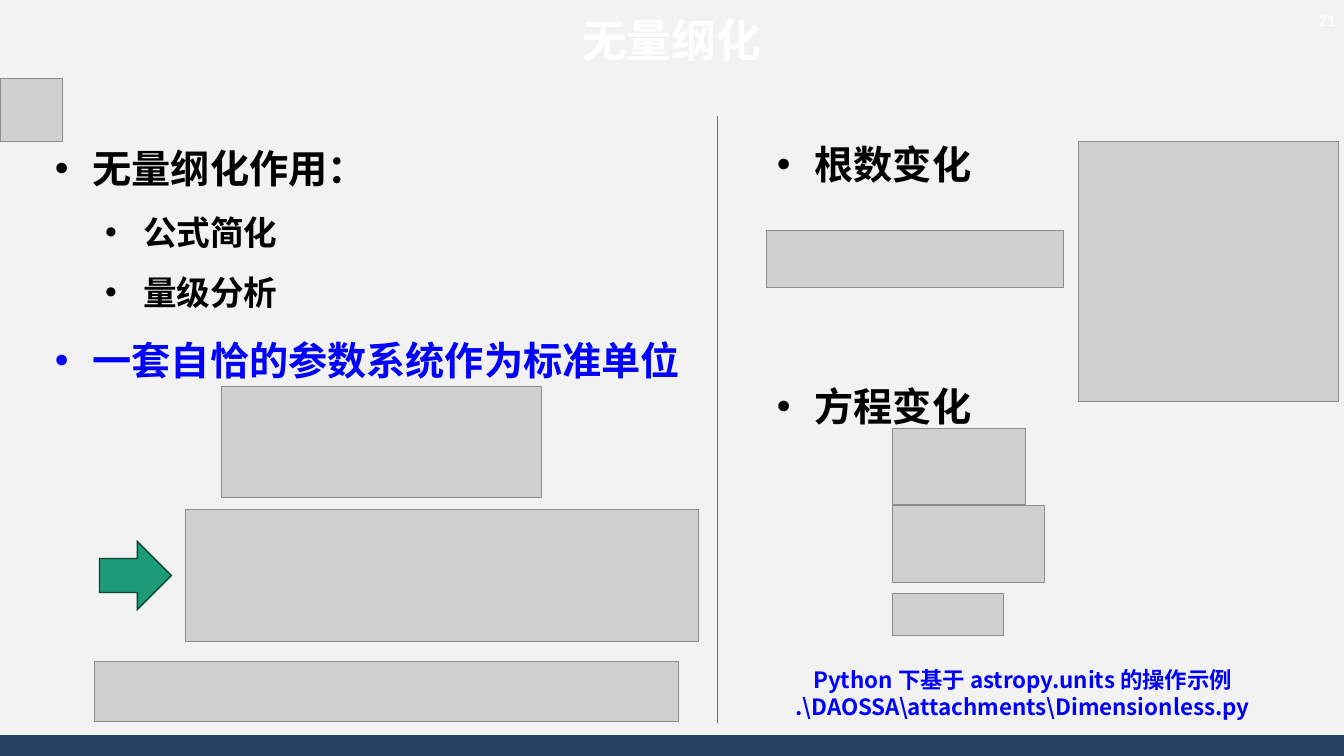
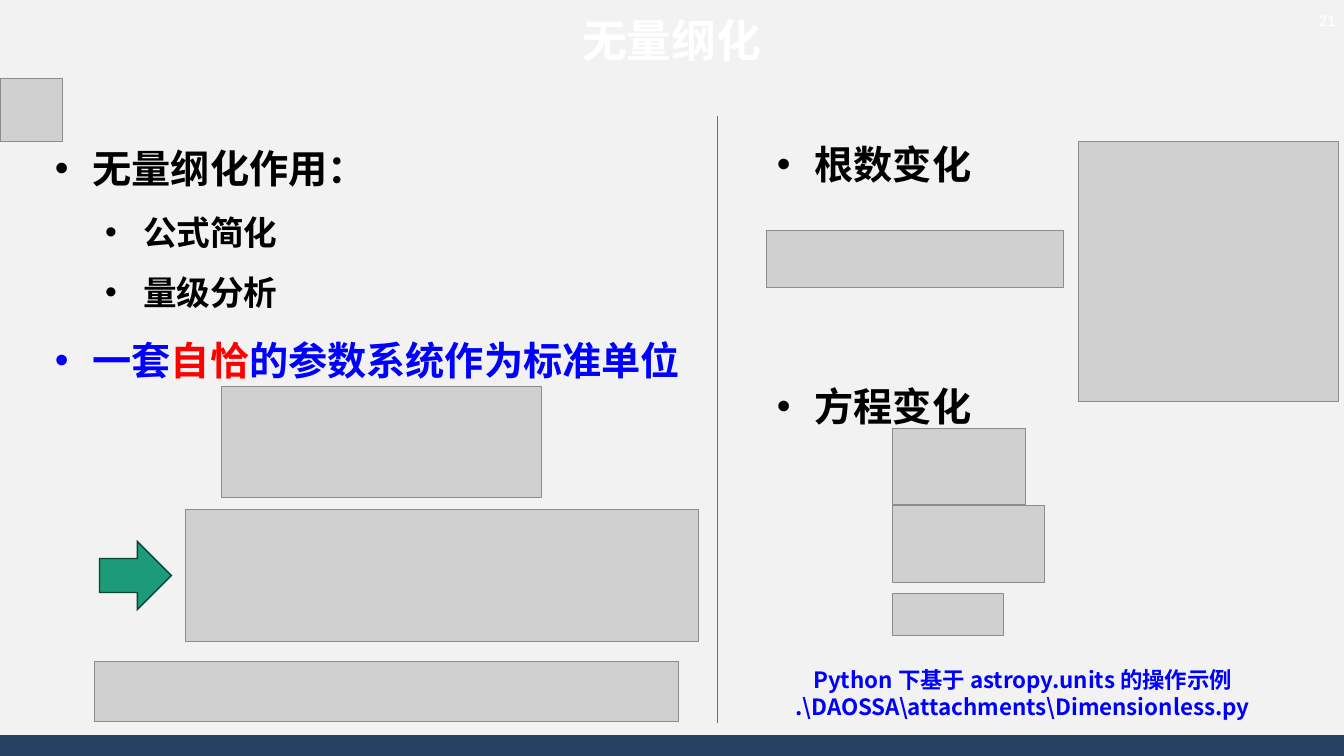
Before and after one commit to AsBackup/DAOSSA, a slide deck: slide 21 of 05-06 人造天体运动方程与二体问题积分.pptx. Drawn at 1344x756 pixels with LibreOffice and Linux fonts; fonts in the diff are those of the drawing; grey boxes stand for pictures; background and template pictures are left out. Boxes give left, top, right and bottom in pixels: in the first picture for what was removed or moved away, otherwise in the second. Text is boxed around its words. In the diff, an @@ line names an element or a change of style, - is before the commit and + after.

```diff
--- a/05-06 人造天体运动方程与二体问题积分.pptx
+++ b/05-06 人造天体运动方程与二体问题积分.pptx
@@ text at [93,341,680,379]: text colour #0000FF to #FF0000 in "一套自恰的参数系统作为标准单位" @@
```
Also in this commit, not shown: 1 other file.
